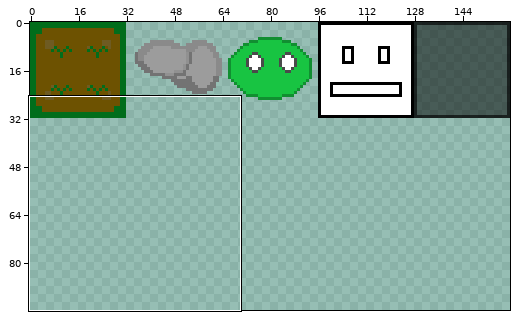
File history of a sprite sheet, assets/textures/test_tiles.png. The picture above shows the old version from afar; the outline marks the close-up.
Close-up. As it was:
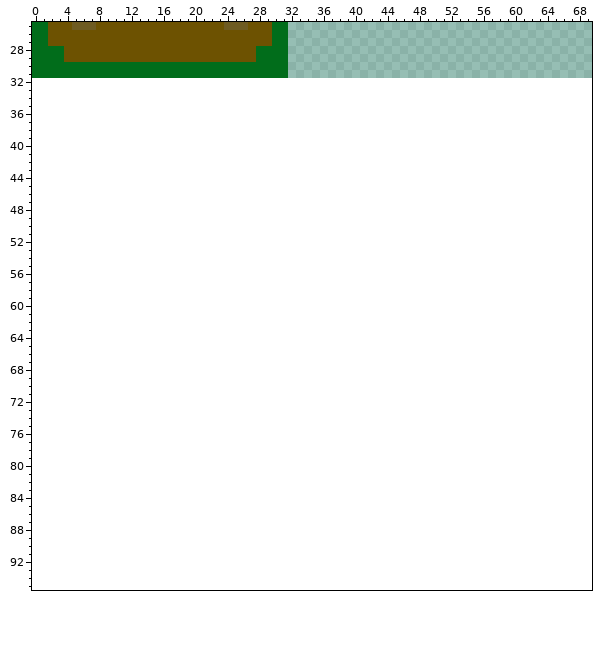
The file is 160x32 pixels. Colours within 5 levels of each other are drawn and written as one. Shown: x 0..69, y 25..95. The old version is drawn lined up with the new one, on the new canvas.
The result:
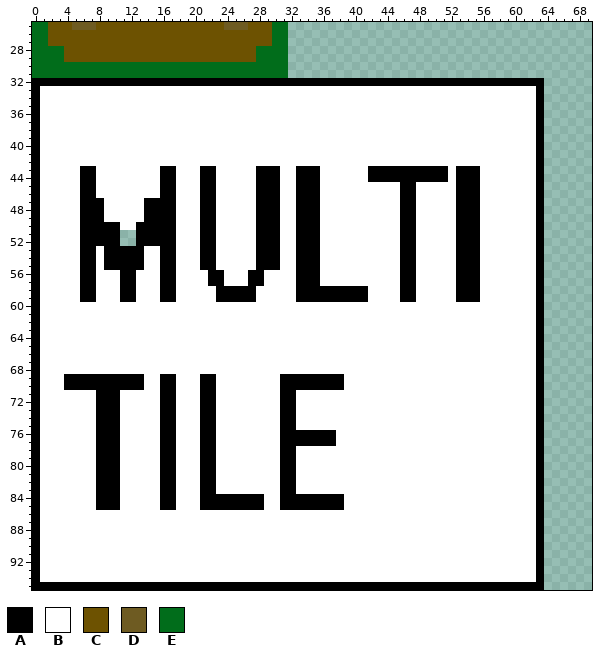
Palette (. is transparent): A #000000  B #ffffff  C #6d5201  D #6e5b22  E #016d1b
Difference:
canvas 160x32 -> 160x96
y 32: x 0..63 ................................................................ -> AAAAAAAAAAAAAAAAAAAAAAAAAAAAAAAAAAAAAAAAAAAAAAAAAAAAAAAAAAAAAAAA
y 33..42: x 0..63 ................................................................ -> ABBBBBBBBBBBBBBBBBBBBBBBBBBBBBBBBBBBBBBBBBBBBBBBBBBBBBBBBBBBBBBA
y 43..44: x 0..63 ................................................................ -> ABBBBBAABBBBBBBBAABBBAABBBBBAAABBAAABBBBBBAAAAAAAAAABAAABBBBBBBA
y 45..46: x 0..63 ................................................................ -> ABBBBBAABBBBBBBBAABBBAABBBBBAAABBAAABBBBBBBBBBAABBBBBAAABBBBBBBA
y 47..49: x 0..63 ................................................................ -> ABBBBBAAABBBBBAAAABBBAABBBBBAAABBAAABBBBBBBBBBAABBBBBAAABBBBBBBA
y 50: x 0..63 ................................................................ -> ABBBBBAAAAABBAAAAABBBAABBBBBAAABBAAABBBBBBBBBBAABBBBBAAABBBBBBBA
y 51..52: x 0..10 ........... -> ABBBBBAAAAA; x 13..63 ................................................... -> AAAAABBBAABBBBBAAABBAAABBBBBBBBBBAABBBBBAAABBBBBBBA
y 53..55: x 0..63 ................................................................ -> ABBBBBAABAAAAABBAABBBAABBBBBAAABBAAABBBBBBBBBBAABBBBBAAABBBBBBBA
y 56..57: x 0..63 ................................................................ -> ABBBBBAABBBAABBBAABBBBAABBBAABBBBAAABBBBBBBBBBAABBBBBAAABBBBBBBA
y 58..59: x 0..63 ................................................................ -> ABBBBBAABBBAABBBAABBBBBAAAAABBBBBAAAAAAAAABBBBAABBBBBAAABBBBBBBA
y 60..68: x 0..63 ................................................................ -> ABBBBBBBBBBBBBBBBBBBBBBBBBBBBBBBBBBBBBBBBBBBBBBBBBBBBBBBBBBBBBBA
y 69..70: x 0..63 ................................................................ -> ABBBAAAAAAAAAABBAABBBAABBBBBBBBAAAAAAAABBBBBBBBBBBBBBBBBBBBBBBBA
y 71..75: x 0..63 ................................................................ -> ABBBBBBBAAABBBBBAABBBAABBBBBBBBAABBBBBBBBBBBBBBBBBBBBBBBBBBBBBBA
y 76..77: x 0..63 ................................................................ -> ABBBBBBBAAABBBBBAABBBAABBBBBBBBAAAAAAABBBBBBBBBBBBBBBBBBBBBBBBBA
y 78..83: x 0..63 ................................................................ -> ABBBBBBBAAABBBBBAABBBAABBBBBBBBAABBBBBBBBBBBBBBBBBBBBBBBBBBBBBBA
y 84..85: x 0..63 ................................................................ -> ABBBBBBBAAABBBBBAABBBAAAAAAAABBAAAAAAAABBBBBBBBBBBBBBBBBBBBBBBBA
y 86..94: x 0..63 ................................................................ -> ABBBBBBBBBBBBBBBBBBBBBBBBBBBBBBBBBBBBBBBBBBBBBBBBBBBBBBBBBBBBBBA
y 95: x 0..63 ................................................................ -> AAAAAAAAAAAAAAAAAAAAAAAAAAAAAAAAAAAAAAAAAAAAAAAAAAAAAAAAAAAAAAAA
